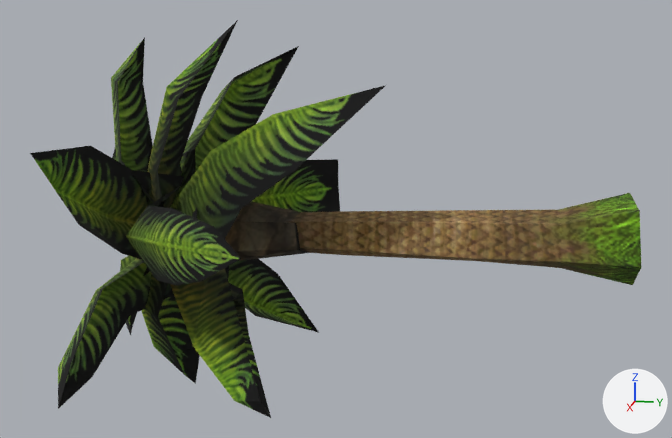
A saved change to the OBJ model sceneobjs/huodong_fuben_188/common/huodong_fuben_188_yeshu_03.obj.
Rendered twice from a 50 mm camera at (901.0, -109.0, 226.0) aimed at (16.0, -286.0, 4.0). Every picture has the same lights, and +X, +Y and +Z are marked at lower right. Where no turn or scale is listed for an object, it has been applied to the vertices.

The first picture shows 'huodong_fuben_188_yeshu_03'.
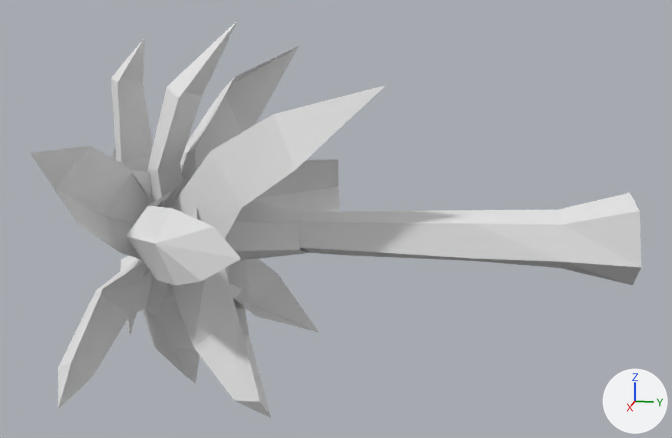
Where the change shows, as pixel boxes [x1, y1, x2, y2] in the pictures (672 x 438 px):
'huodong_fuben_188_yeshu_03', recoloured: [30, 20, 641, 418] in both

The change, as a diff of the scene's bpy script:
```diff
--- a/sceneobjs/huodong_fuben_188/common/huodong_fuben_188_yeshu_03.obj.py
+++ b/sceneobjs/huodong_fuben_188/common/huodong_fuben_188_yeshu_03.obj.py
@@ mat_material_1_1 @@
+mat_material_1_1 = principled_material('material_1')
+mat_material_1_1.base_color = (0.8, 0.8, 0.8)  # white #e7e7e7
+mat_material_1_1.roughness = 1.0
@@ me_huodong_fuben_188_yeshu_03 @@
 me_huodong_fuben_188_yeshu_03.from_pydata(...)  # 177 vertices, 193 faces; spans x -168.0..199.0, y -566.0..4.0, z -190.0..198.0
-me_huodong_fuben_188_yeshu_03.materials.append(mat_material_1)  # picture img_huodong_fuben_188_yeshu_01_png
+me_huodong_fuben_188_yeshu_03.materials.append(mat_material_1_1)  # white #e7e7e7
```
